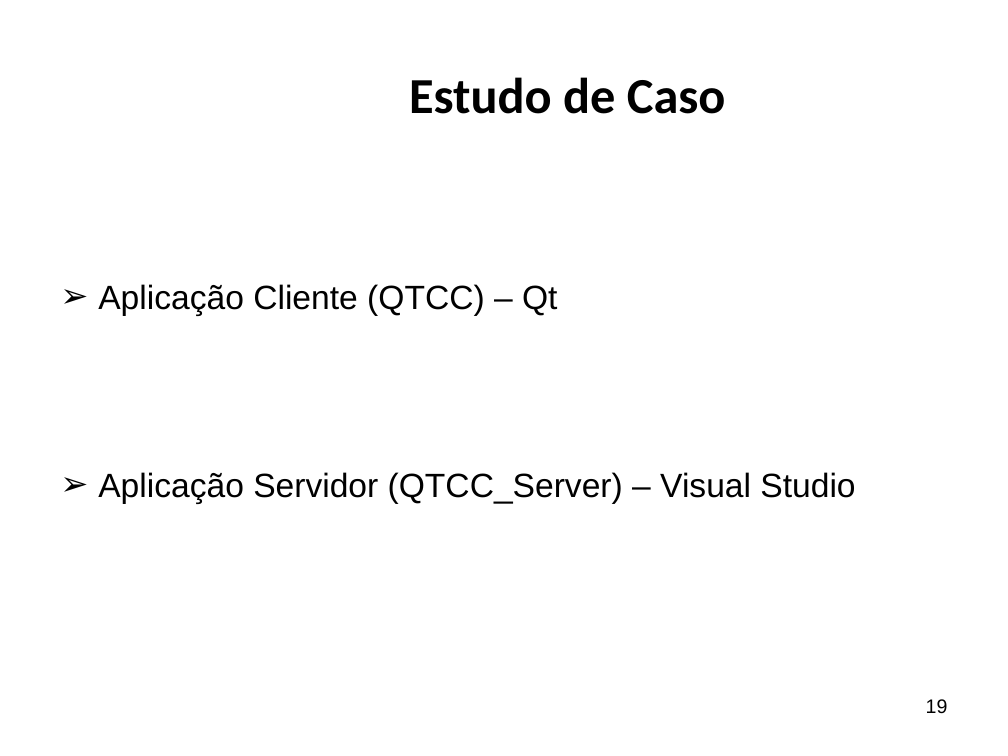
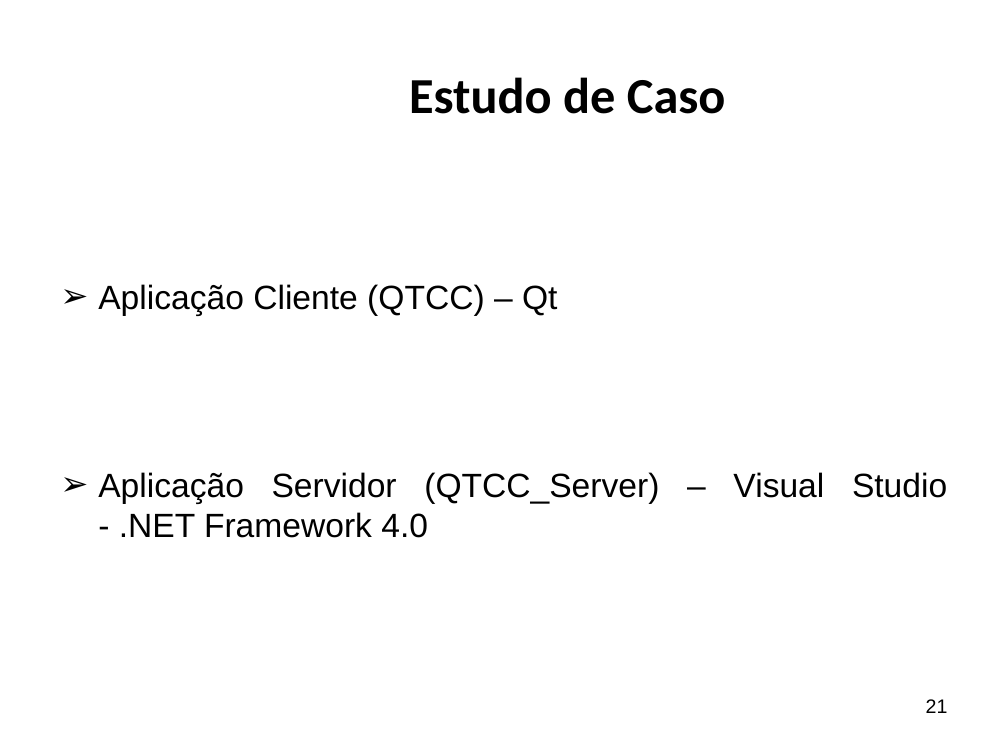
Before and after one commit to ricardopetrere/TCC_FTT, a slide deck: slide 21 of documentos/Apresentação Banca.pptx (slide 19 before the commit). Drawn at 1008x756 pixels with LibreOffice and Linux fonts; fonts in the diff are those of the drawing; background and template pictures are left out. Boxes give left, top, right and bottom in pixels: in the first picture for what was removed or moved away, otherwise in the second. Text is boxed around its words. In the diff, an @@ line names an element or a change of style, - is before the commit and + after.

```diff
--- a/documentos/Apresentação Banca.pptx
+++ b/documentos/Apresentação Banca.pptx
@@ text at <box>98,472,947,538</box>: text changed @@
-➢ Aplicação Servidor (QTCC_Server) – Visual Studio
+➢ Aplicação Servidor (QTCC_Server) – Visual Studio - .NET Framework 4.0
@@ page number at <box>926,699,948,713</box>: text changed @@
-19
+21
```
Also in this commit, not shown: 5 other slides changed, 4 slides added, 16 other files.
